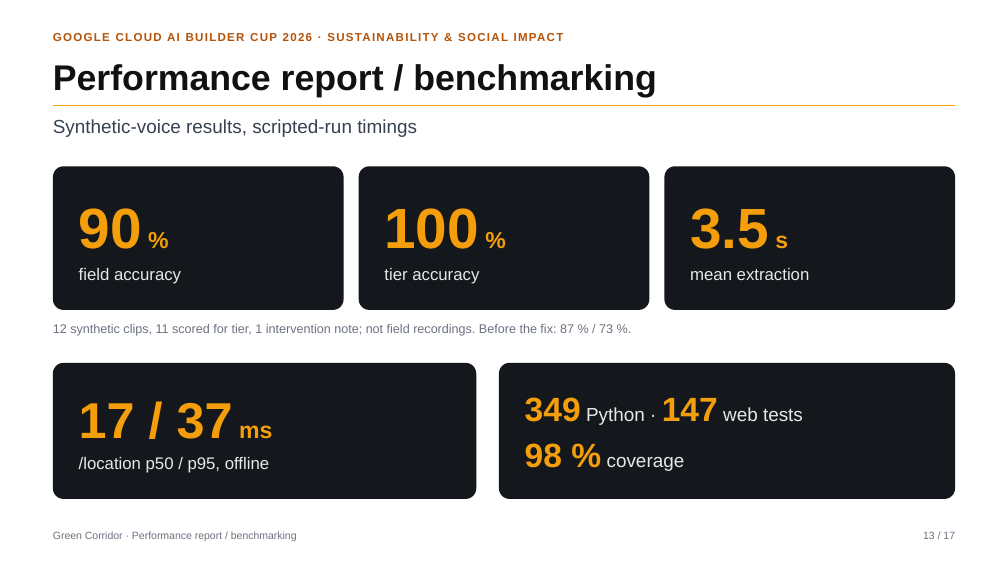
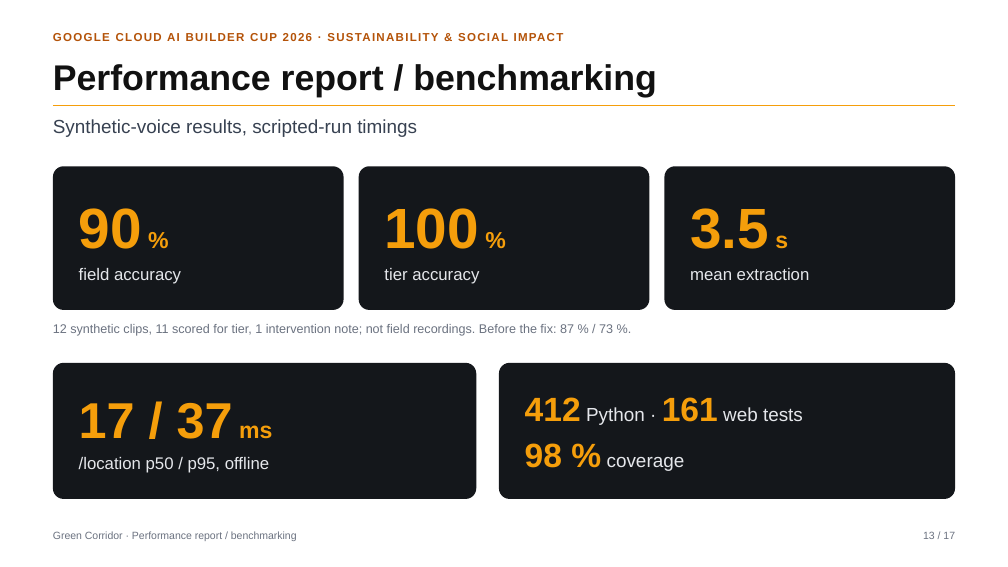
Before and after one commit to Nandish3010/ideal-disco, a slide deck: slide 13 of deck/Green-Corridor-Deck.pptx. Drawn at 1008x567 pixels with LibreOffice and Linux fonts; fonts in the diff are those of the drawing. Boxes give left, top, right and bottom in pixels: in the first picture for what was removed or moved away, otherwise in the second. Text is boxed around its words. In the diff, an @@ line names an element or a change of style, - is before the commit and + after.

```diff
--- a/deck/Green-Corridor-Deck.pptx
+++ b/deck/Green-Corridor-Deck.pptx
@@ text in rounded rectangle at [525, 397, 803, 425]: text changed @@
-349 Python · 147 web tests
+412 Python · 161 web tests
```
Also in this commit, not shown: 12 other files.
